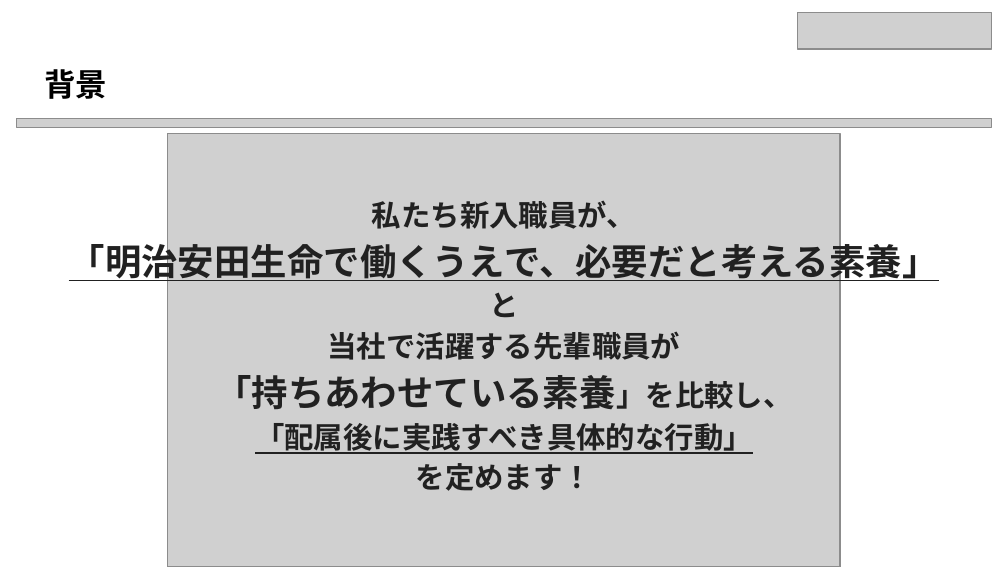
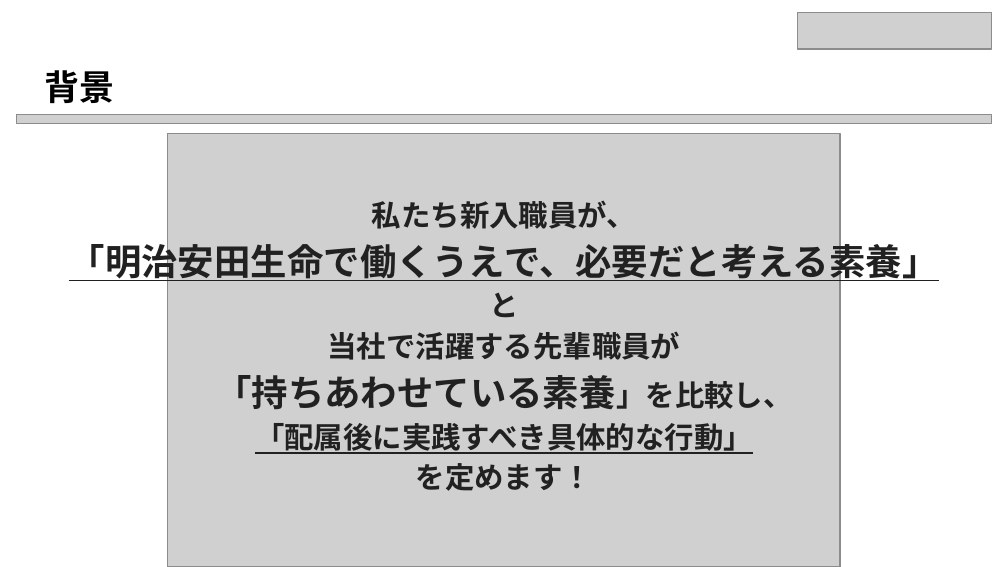
Before and after one commit to Nacchaaan/MY-presentation, a slide deck: slide 2 of 8.pptx. Drawn at 1008x567 pixels with LibreOffice and Linux fonts; fonts in the diff are those of the drawing; grey boxes stand for pictures. Boxes give left, top, right and bottom in pixels: in the first picture for what was removed or moved away, otherwise in the second. Text is boxed around its words. In the diff, an @@ line names an element or a change of style, - is before the commit and + after.

```diff
--- a/8.pptx
+++ b/8.pptx
@@ text "背景" at (44, 70, 114, 103): size 22.5 to 25 pt @@
@@ picture: place and size @@
-picture at (17, 119, 992, 127)
+picture at (17, 115, 992, 123)
```
Also in this commit, not shown: 3 other slides changed.
